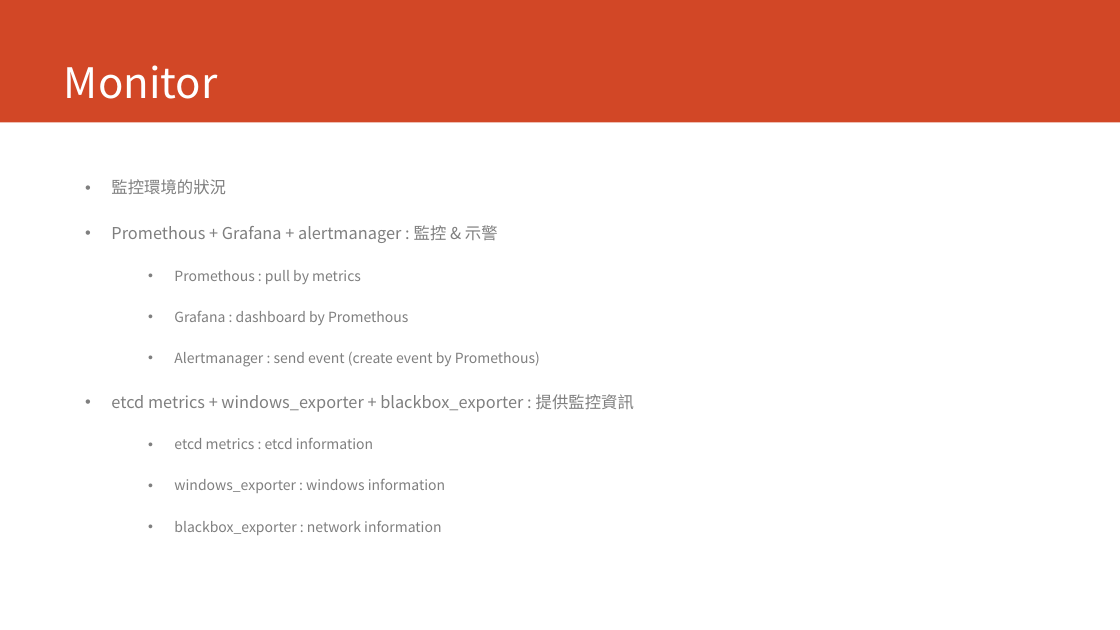
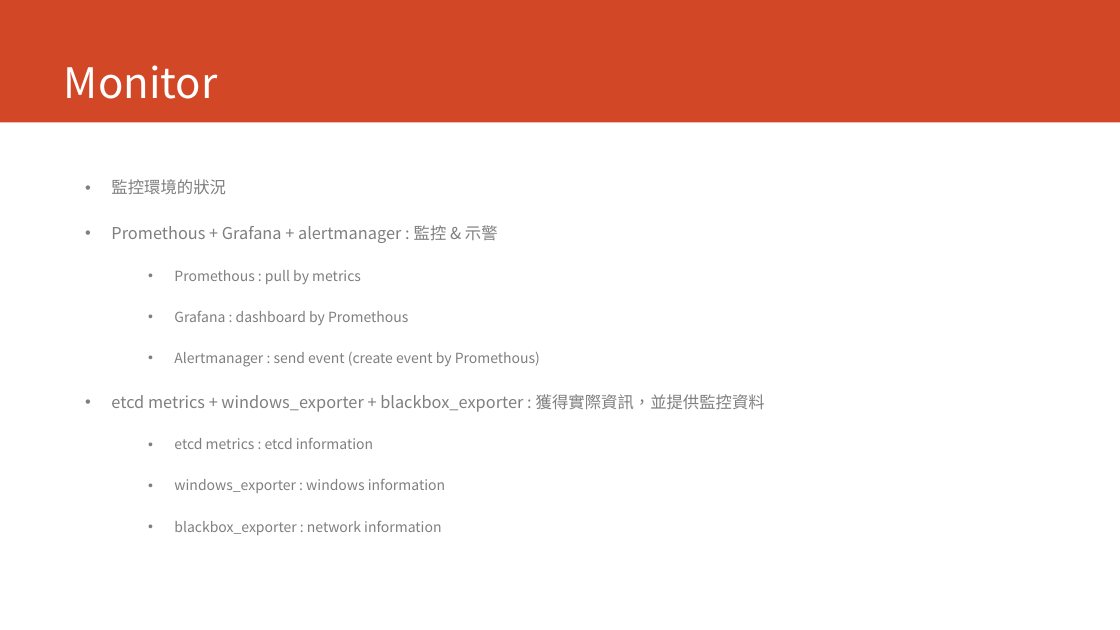
Before and after one commit to dinoliang/TemplateInfo, a slide deck: slide 12 of Reverse Proxy.ppt. Drawn at 1120x630 pixels with LibreOffice and Linux fonts; fonts in the diff are those of the drawing. Boxes give left, top, right and bottom in pixels: in the first picture for what was removed or moved away, otherwise in the second. Text is boxed around its words. In the diff, an @@ line names an element or a change of style, - is before the commit and + after.

```diff
--- a/Reverse Proxy.ppt
+++ b/Reverse Proxy.ppt
@@ text at box(111, 394, 765, 412): text changed @@
-• etcd metrics + windows_exporter + blackbox_exporter : 提供監控資訊
+• etcd metrics + windows_exporter + blackbox_exporter : 獲得實際資訊，並提供監控資料
```
Also in this commit, not shown: 1 other file.
